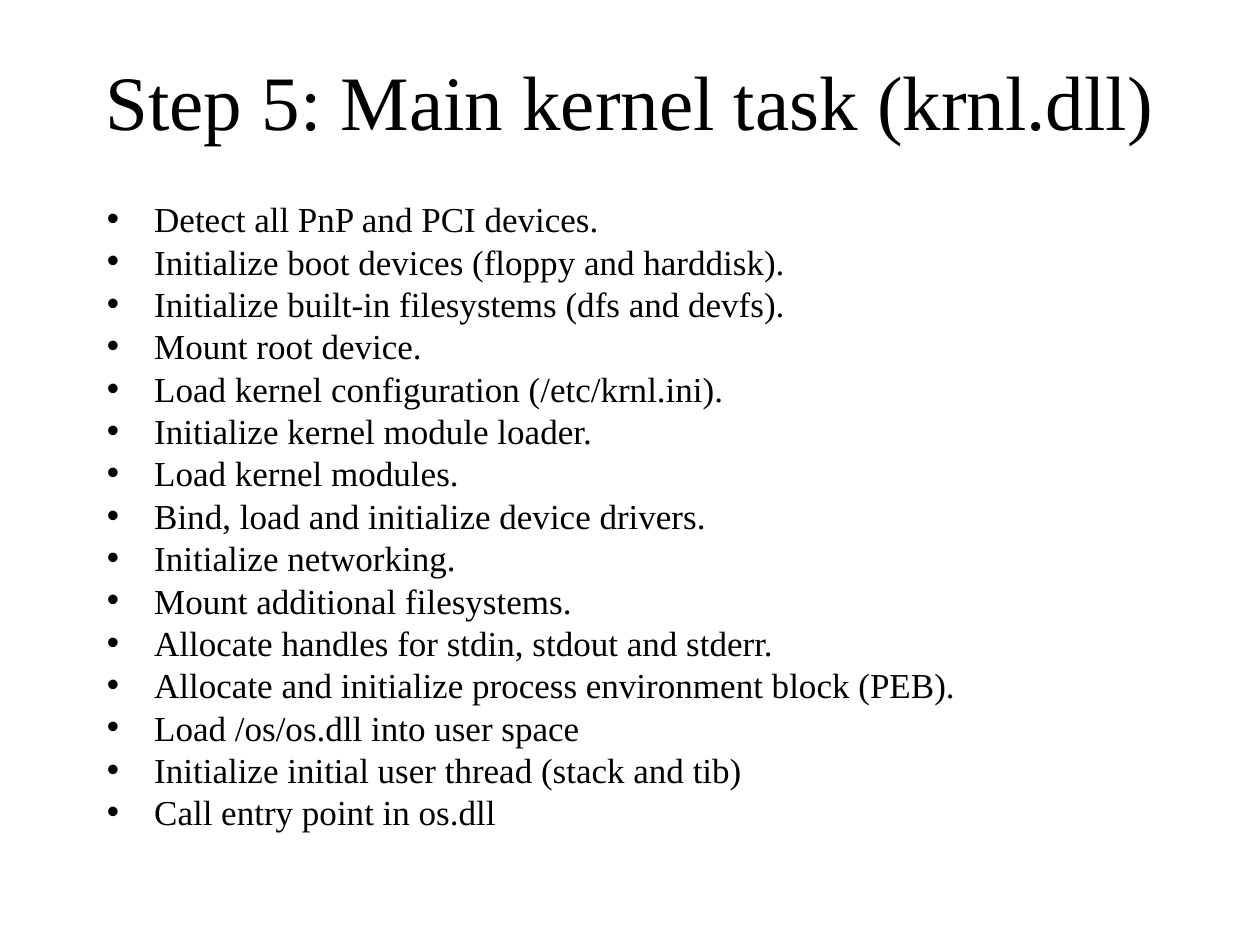
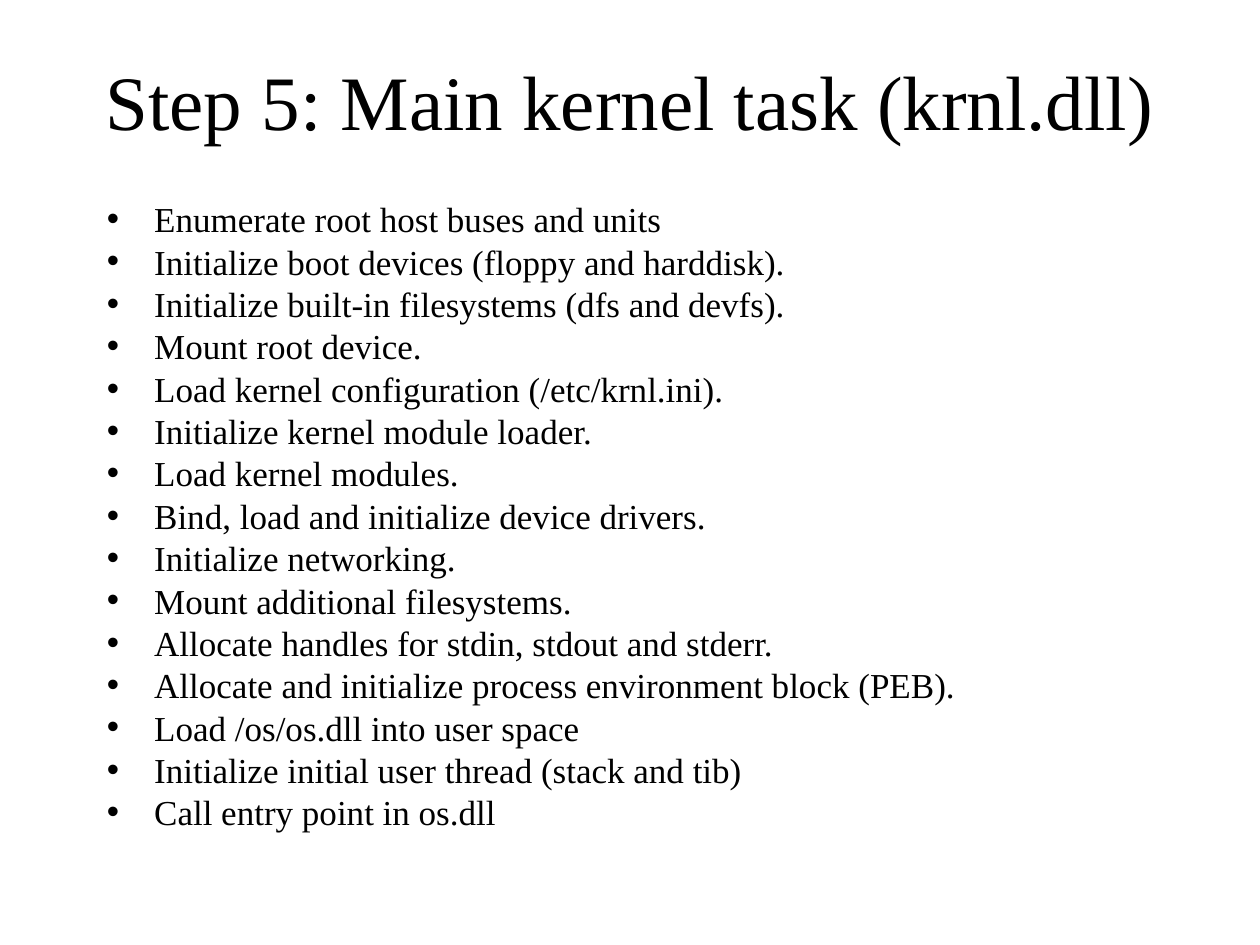
Before and after one commit to ringgaard/sanos, a slide deck: slide 20 of doc/sanostech.ppt (slide 18 before the commit). Drawn at 1260x945 pixels with LibreOffice and Linux fonts; fonts in the diff are those of the drawing. Boxes give left, top, right and bottom in pixels: in the first picture for what was removed or moved away, otherwise in the second. Text is boxed around its words. In the diff, an @@ line names an element or a change of style, - is before the commit and + after.

```diff
--- a/doc/sanostech.ppt
+++ b/doc/sanostech.ppt
@@ text at <box>154,207,661,233</box>: text changed @@
-• Detect all PnP and PCI devices.
+• Enumerate root host buses and units
```
Also in this commit, not shown: 9 other slides changed, 6 slides added, 1 other file.
